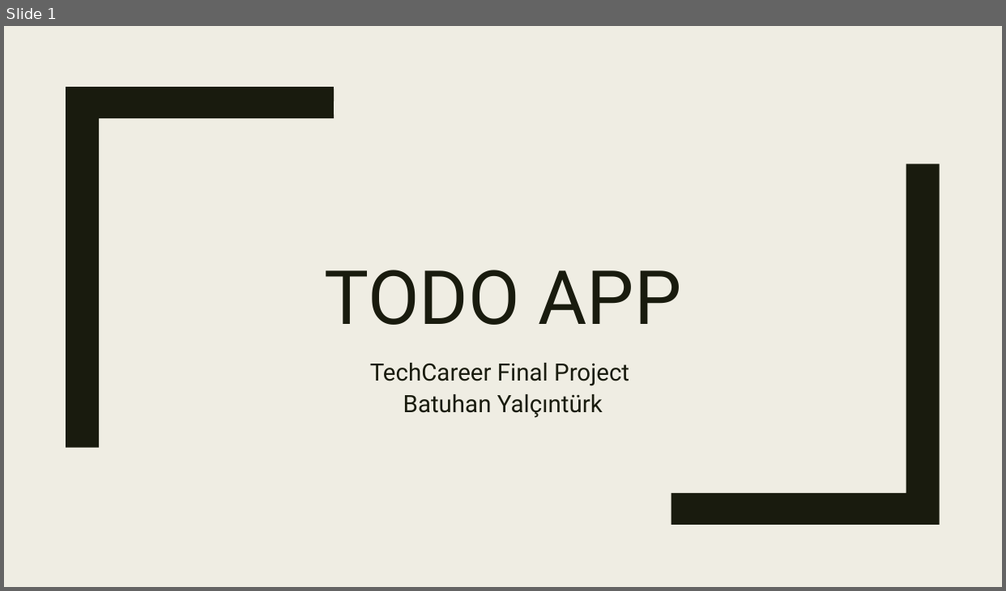
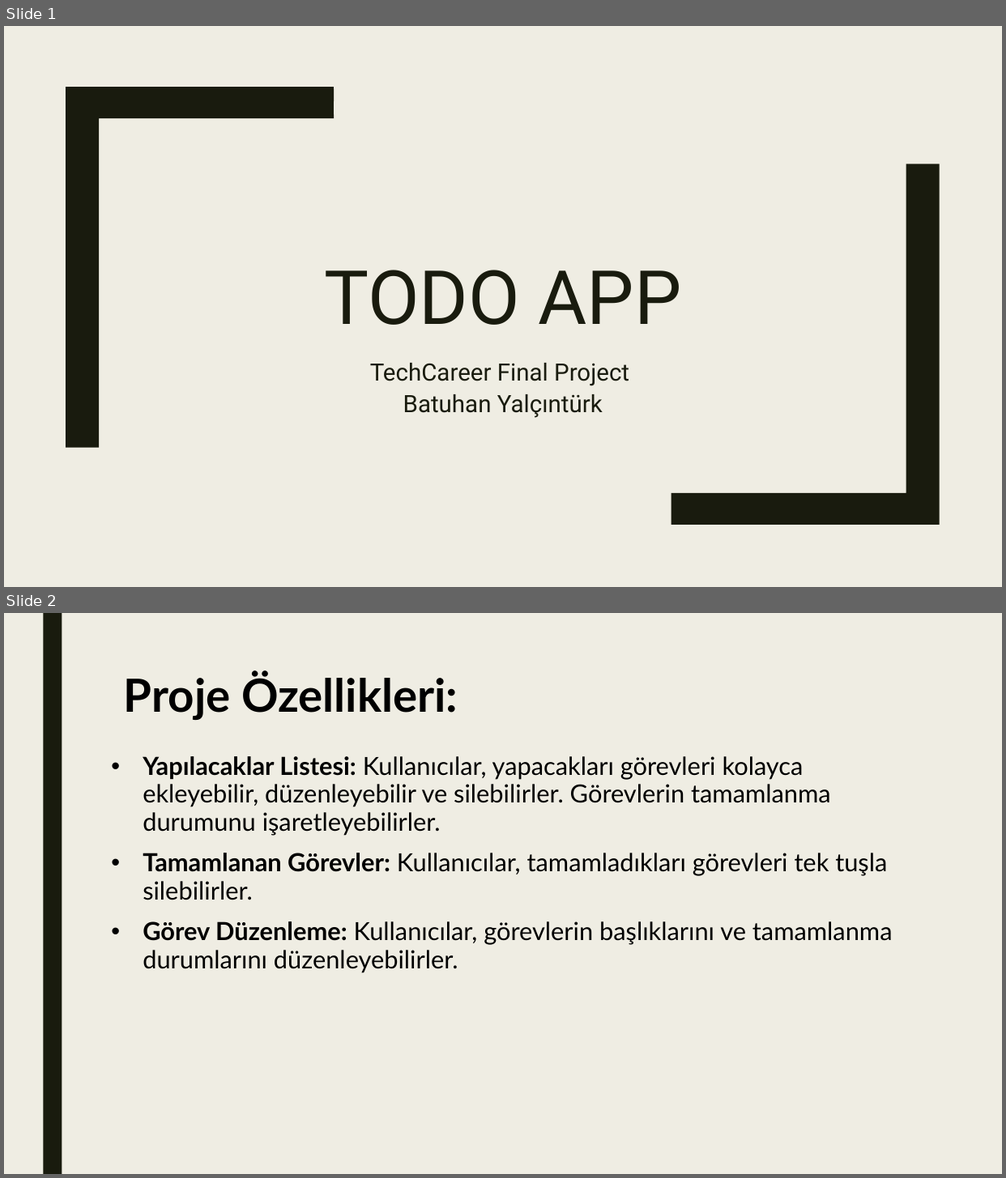
Before and after one commit to batuhanyalcinturk/TechCareer_Final_Project, a slide deck: TechCareer Final Project.pptx. Shown one above the other, each under a label of ours: slide 1 before the commit, slides 1 and 2 after it. The pictures are 1006x591 and 1006x1178 pixels, drawn with LibreOffice and Linux fonts; fonts in the diff are those of the drawing. Boxes give left, top, right and bottom in pixels: in the first picture for what was removed or moved away, otherwise in the second. Text is boxed around its words. In the diff, an @@ line names an element or a change of style, - is before the commit and + after.

```diff
--- a/TechCareer Final Project.pptx
+++ b/TechCareer Final Project.pptx
@@ slide 2 added at bbox=[4, 613, 1002, 1174], background #EFEDE3 @@
@@ rectangle added at bbox=[43, 613, 62, 1174], fill #191B0E @@
@@ title added at bbox=[124, 671, 458, 720], 44 pt, text #000000, bold @@
+Proje Özellikleri:
@@ text added at bbox=[143, 756, 893, 973], 24 pt, text #000000 @@
+• Yapılacaklar Listesi: Kullanıcılar, yapacakları görevleri kolayca ekleyebilir, düzenleyebilir ve silebilirler. Görevlerin tamamlanma durumunu işaretleyebilirler.
+• Tamamlanan Görevler: Kullanıcılar, tamamladıkları görevleri tek tuşla silebilirler.
+• Görev Düzenleme: Kullanıcılar, görevlerin başlıklarını ve tamamlanma durumlarını düzenleyebilirler.
```
Also in this commit, not shown: 16 other slides added, 3 slides removed, 1 other file.
